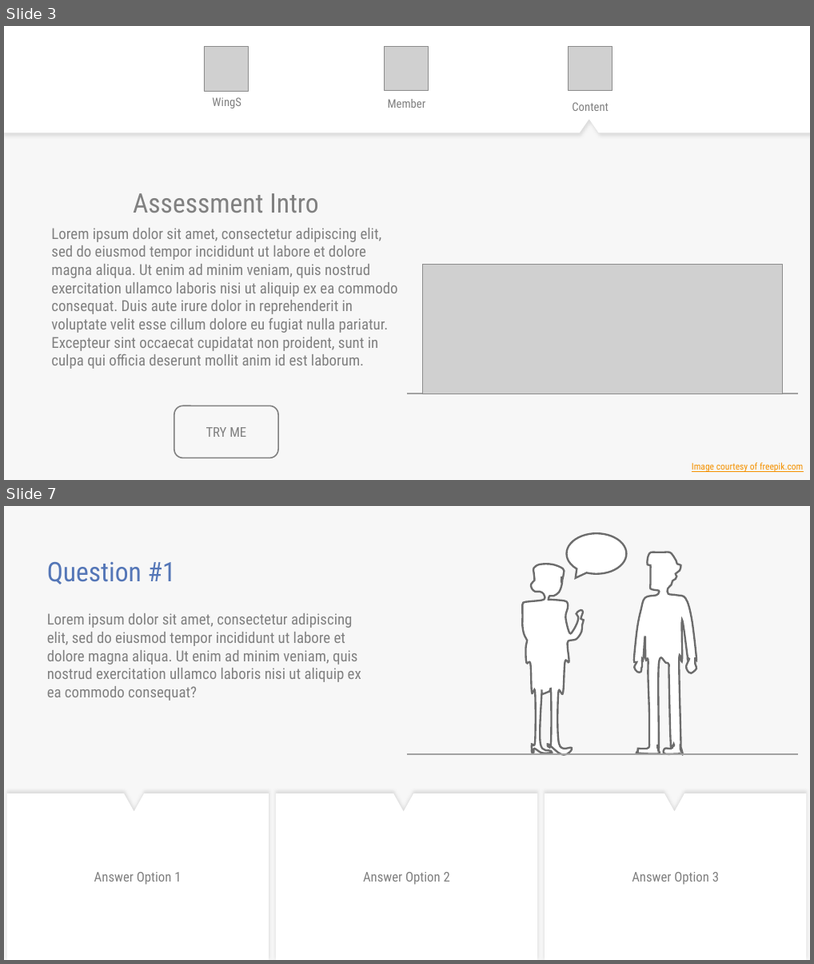
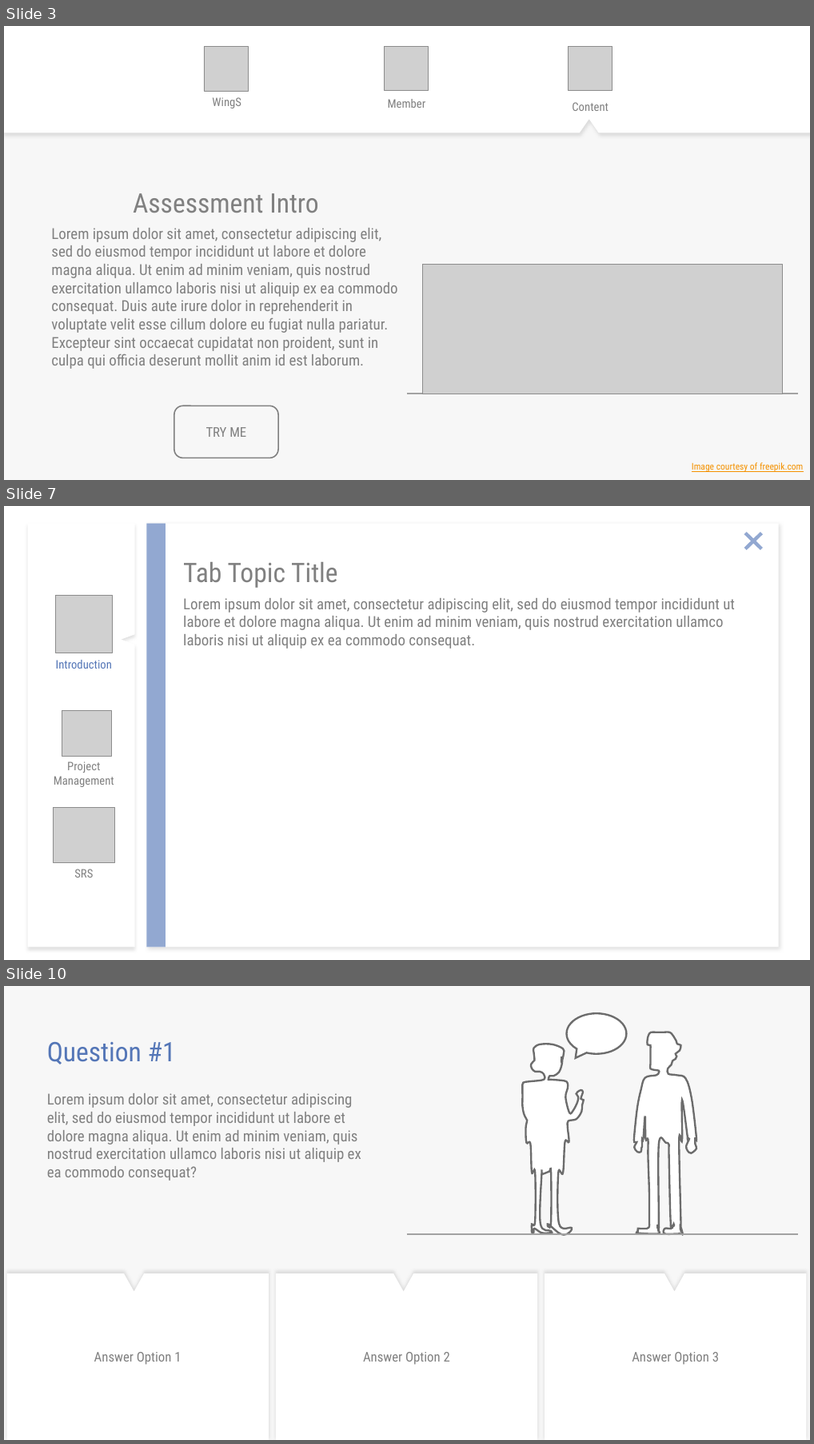
Before and after one commit to sangnvus/201609JS01, a slide deck: WIP/Users/NGHIADTSE03220/WingS_Slide_v1.0.pptx. Shown one above the other, each under a label of ours: slides 3 and 7 before the commit, slides 3, 7 and 10 after it; the slides between them are not shown. The pictures are 814x964 and 814x1444 pixels, drawn with LibreOffice and Linux fonts; fonts in the diff are those of the drawing; grey boxes stand for pictures. Boxes give left, top, right and bottom in pixels: in the first picture for what was removed or moved away, otherwise in the second. Text is boxed around its words. In the diff, an @@ line names an element or a change of style, - is before the commit and + after.

```diff
--- a/WIP/Users/NGHIADTSE03220/WingS_Slide_v1.0.pptx
+++ b/WIP/Users/NGHIADTSE03220/WingS_Slide_v1.0.pptx
@@ slide 7 added at [4,506,810,960], background #FFFFFF @@
@@ freeform shape added at [28,524,135,947], fill #FFFFFF @@
@@ rectangle added at [146,523,779,947], fill #FFFFFF @@
@@ rectangle added at [146,523,166,947], fill #92A8D1 @@
@@ cross added at [738,526,770,556], fill #92A8D1 @@
@@ text added at [183,562,338,588], 32 pt, text #808080 @@
+Tab Topic Title
@@ picture added at [55,596,112,652] @@
@@ text added at [183,598,735,648], 18 pt, text #808080 @@
+Lorem ipsum dolor sit amet, consectetur adipiscing elit, sed do eiusmod tempor incididunt ut labore et dolore magna aliqua. Ut enim ad minim veniam, quis nostrud exercitation ullamco laboris nisi ut aliquip ex ea commodo consequat.
@@ text added at [56,660,112,668], 14 pt, text #5476B7 @@
+Introduction
@@ picture added at [62,710,112,756] @@
@@ text added at [54,761,114,787], 14 pt, text #808080 @@
+Project Management
@@ picture added at [54,807,114,862] @@
@@ text added at [74,868,93,877], 14 pt, text #808080 @@
+SRS
@@ what was slide 7 is now slide 10 @@
```
Also in this commit, not shown: 3 slides changed, 2 other slides added.
